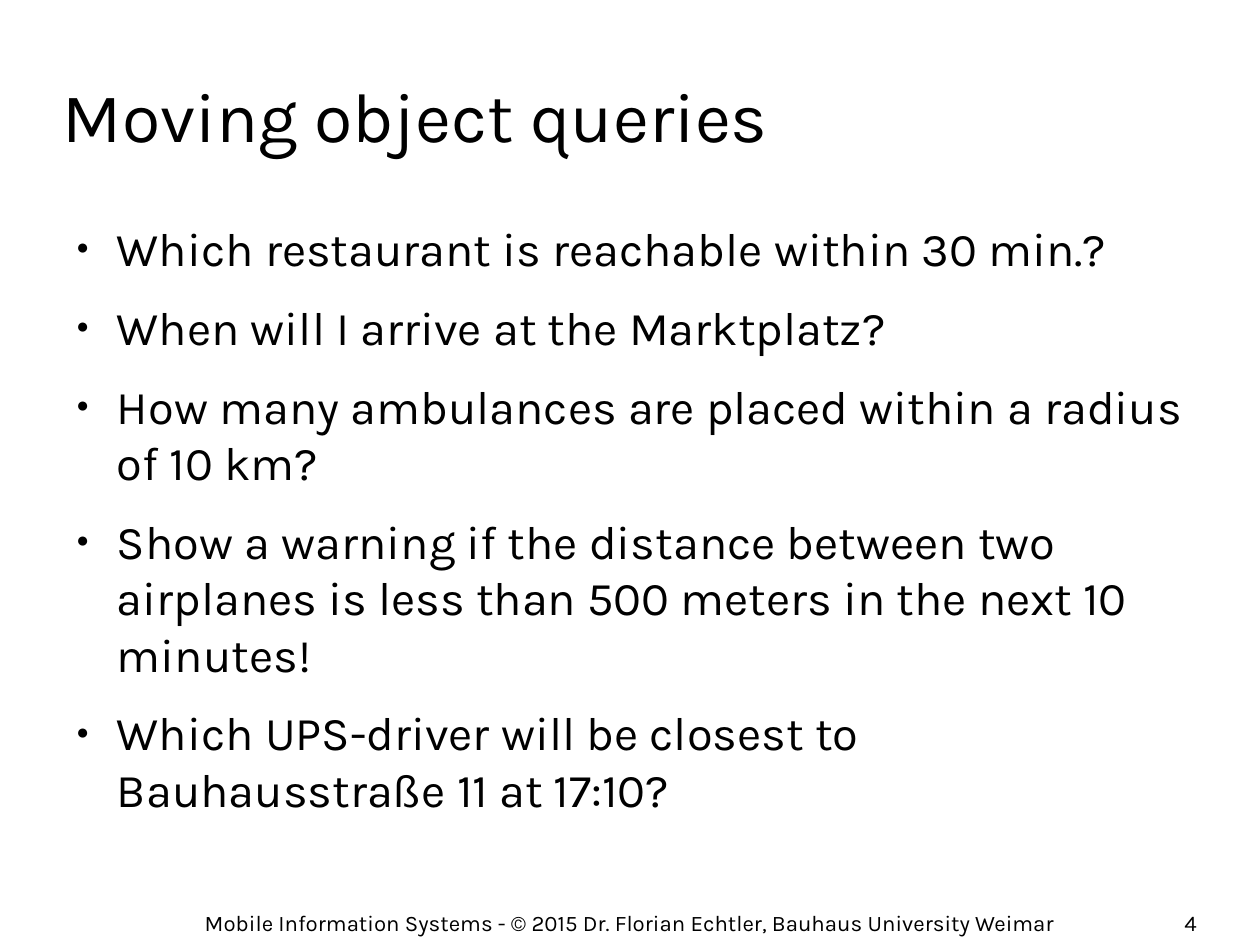
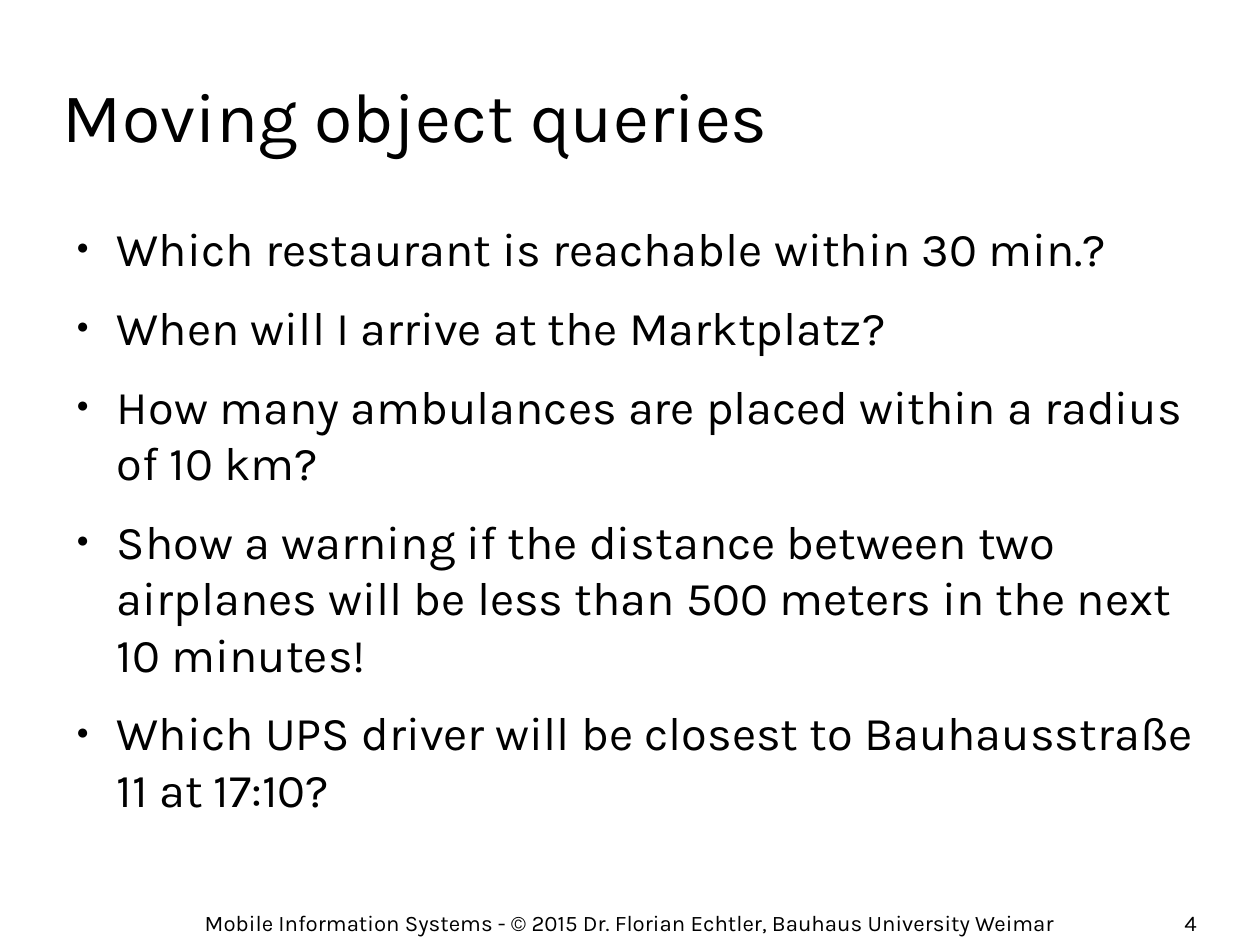
Before and after one commit to floe/mobile-information-systems, a slide deck: slide 4 of 11-case-studies.odp. Drawn at 1260x945 pixels with LibreOffice and Linux fonts; fonts in the diff are those of the drawing; background and template pictures are left out. Boxes give left, top, right and bottom in pixels: in the first picture for what was removed or moved away, otherwise in the second. Text is boxed around its words. In the diff, an @@ line names an element or a change of style, - is before the commit and + after.

Commit message:
minor update

```diff
--- a/11-case-studies.odp
+++ b/11-case-studies.odp
@@ text at [117, 526, 1193, 808]: text changed @@
-● Show a warning if the distance between two airplanes is less than 500 meters in the next 10 minutes!
-● Which UPS-driver will be closest to Bauhausstraße 11 at 17:10?
+● Show a warning if the distance between two airplanes will be less than 500 meters in the next 10 minutes!
+● Which UPS driver will be closest to Bauhausstraße 11 at 17:10?
```
Also in this commit, not shown: 1 other slide changed.
